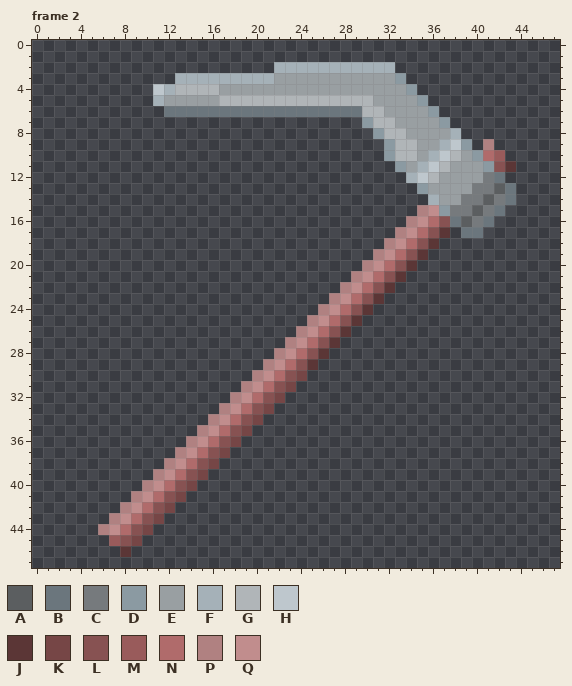
One commit to this pixel-art file: game/assets/img/hoe/Hoes.aseprite. This is how it looked before the edit.
48x48 pixels, 7 frames. Colours within 5 levels of each other are drawn and written as one. Shown: frame 2. The commit also changed other frames, which this record leaves out.
Visible layers, top first: "Layer 3", "Layer 2", "Layer 1".
Palette (. is transparent): A #5b5e60  B #6b767d  C #767a7d  D #8b9aa2  E #999fa2  F #a5b1b8  G #b0b5b8  H #bec7cd  J #5b3636  K #764646  L #875252  M #995b5b  N #b06b6b  P #b08181  Q #c18d8d
Pixels before, frame 2, first column x 6:
 2 ................FFFFFFFFFFF...........
 3 .......FFFFFFFFFEEEEEEEEEEED..........
 4 .....HFGGGGEEEEEEEEEEEEEEEEED.........
 5 .....FEEEEEGGGGGGGGGGGGGGEEEED........
 6 ......BBBBBBBBBBBBBBBBBBGGEEEED.......
 7 ........................DGGEEEED......
 8 .........................DGGEEEEF.....
 9 ..........................DGGEEFHD.P..
10 ..........................DGGEFHGEDNM.
11 ...........................DEFHGEEEDLJ
12 ............................FHGEEEECB.
13 .............................DEEEECCAB
14 ..............................FEECCACB
15 .............................PQDCCACB.
16 ............................PQNLBACB..
17 ...........................PQNLJ.BB...
18 ..........................PQNLJ.......
19 .........................PQNLJ........
20 ........................PQNLJ.........
21 .......................PQNLJ..........
22 ......................PQNLJ...........
23 .....................PQNLJ............
24 ....................PQNLJ.............
25 ...................PQNLJ..............
26 ..................PQNLJ...............
27 .................PQNLJ................
28 ................PQNLJ.................
29 ...............PQNLJ..................
30 ..............PQNLK...................
31 .............PQNLK....................
32 ............PQNLK.....................
33 ...........PQNLK......................
34 ..........PQNLK.......................
35 .........PQNLK........................
36 ........PQNLK.........................
37 .......PQNLK..........................
38 ......PQNLK...........................
39 .....PQNLK............................
40 ....PQNLK.............................
41 ...PQNLK..............................
42 ..PQNLK...............................
43 .PQNLK................................
44 PQNLK.................................
45 .MLK..................................
46 ..J...................................
Once edited:
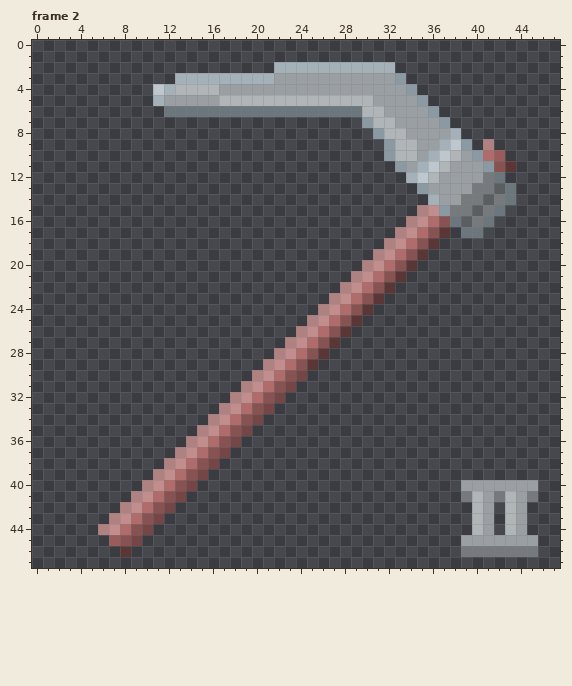
Diff:
{"where": "frame 2, layer \"Layer 1\""}
{"frame":2,"y":40,"x":39,"old":".......","new":"EEEEEEE"}
{"frame":2,"y":41,"x":39,"old":".......","new":"CGECGEC"}
{"frame":2,"y":42,"x":40,"old":"..","new":"GE"}
{"frame":2,"y":42,"x":43,"old":"..","new":"GE"}
{"frame":2,"y":43,"x":40,"old":"..","new":"GE"}
{"frame":2,"y":43,"x":43,"old":"..","new":"GE"}
{"frame":2,"y":44,"x":40,"old":"..","new":"GE"}
{"frame":2,"y":44,"x":43,"old":"..","new":"GE"}
{"frame":2,"y":45,"x":39,"old":".......","new":"EEEEEEE"}
{"frame":2,"y":46,"x":39,"old":".......","new":"CCCCCCC"}
{"label":"added","picture_box":[461,480,538,557]}
